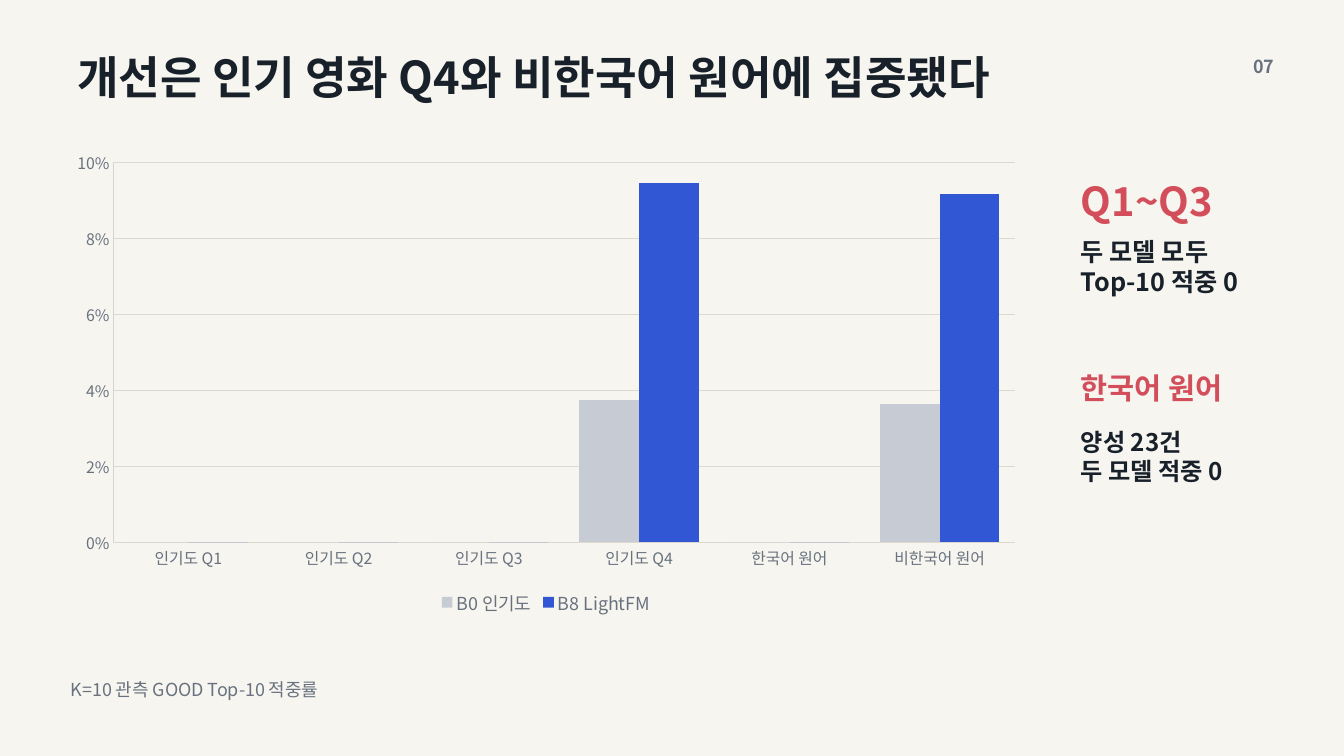
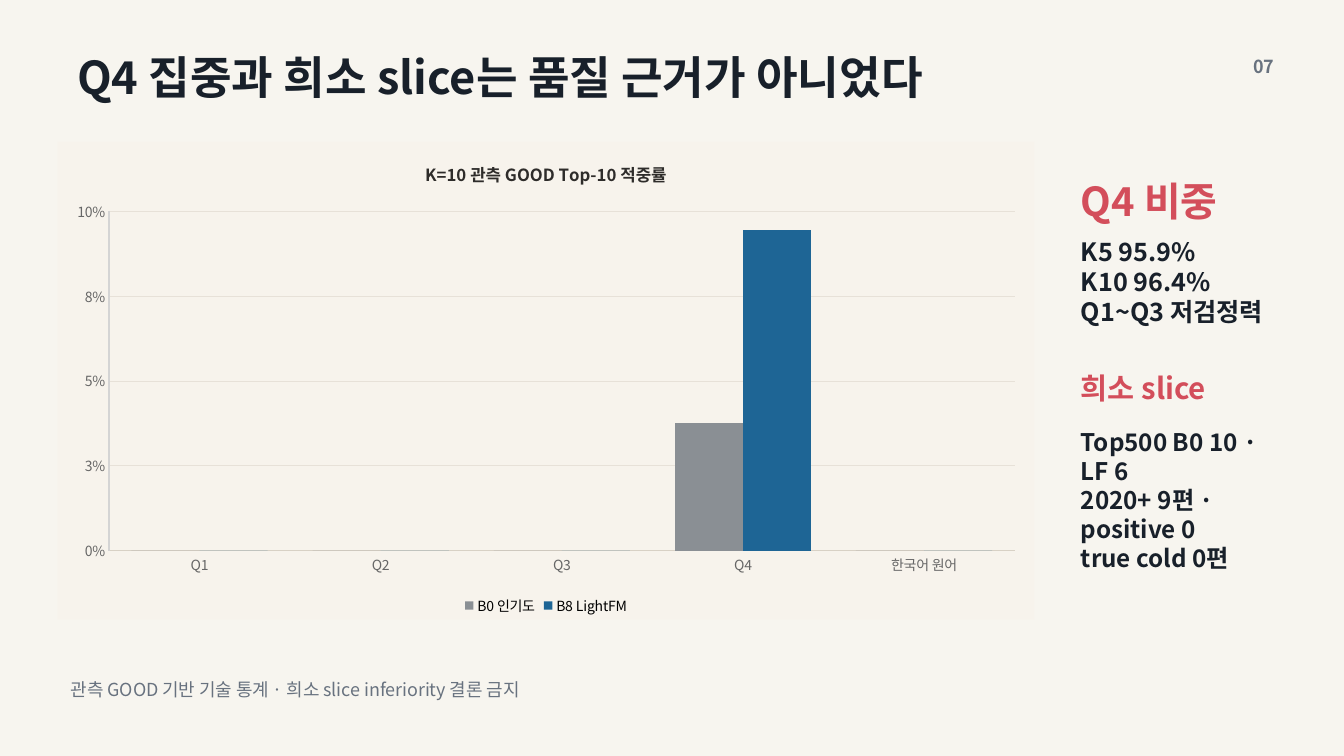
Before and after one commit to itcksgud/FEELM, a slide deck: slide 7 of docs/presentation/FEELM-REC-EV-019C-results.pptx. Drawn at 1344x756 pixels with LibreOffice and Linux fonts; fonts in the diff are those of the drawing. Boxes give left, top, right and bottom in pixels: in the first picture for what was removed or moved away, otherwise in the second. Text is boxed around its words. In the diff, an @@ line names an element or a change of style, - is before the commit and + after.

```diff
--- a/docs/presentation/FEELM-REC-EV-019C-results.pptx
+++ b/docs/presentation/FEELM-REC-EV-019C-results.pptx
@@ text at box(77, 56, 922, 103): text changed @@
-개선은 인기 영화 Q4와 비한국어 원어에 집중됐다
+Q4 집중과 희소 slice는 품질 근거가 아니었다
@@ column chart at box(57, 142, 1034, 620) @@
@@ title "K=10 관측 GOOD Top-10 적중률 " added @@
-categories: 인기도 Q1, 인기도 Q2, 인기도 Q3, 인기도 Q4, 한국어 원어, 비한국어 원어
+categories: Q1, Q2, Q3, Q4, 한국어 원어
-B0 인기도: 0, 0, 0, 0.037, 0, 0.036
+B0 인기도: 0, 0, 0, 0.038, 0
@@ colour of B0 인기도 #C7CCD4 to #8A8F94 @@
-B8 LightFM: 0, 0, 0, 0.095, 0, 0.092
+B8 LightFM: 0, 0, 0, 0.095, 0
@@ colour of B8 LightFM #3157D5 to #1E6595 @@
@@ legend changed @@
@@ category axis changed @@
@@ value axis changed @@
@@ bar spacing changed @@
@@ background changed @@
@@ text at box(1081, 182, 1217, 224): text changed @@
-Q1~Q3
+Q4 비중
@@ text at box(1081, 242, 1263, 326): text changed @@
-두 모델 모두
-Top-10 적중 0
+K5 95.9%
+K10 96.4%
+Q1~Q3 저검정력
@@ text at box(1081, 374, 1206, 402): text changed @@
-한국어 원어
+희소 slice
@@ text at box(1081, 433, 1238, 569): text changed @@
-양성 23건
-두 모델 적중 0
+Top500 B0 10 · LF 6
+2020+ 9편 · positive 0
+true cold 0편
@@ text at box(71, 681, 520, 700): text changed @@
-K=10 관측 GOOD Top-10 적중률
+관측 GOOD 기반 기술 통계 · 희소 slice inferiority 결론 금지
```
Also in this commit, not shown: 7 other slides changed, 16 other files.
